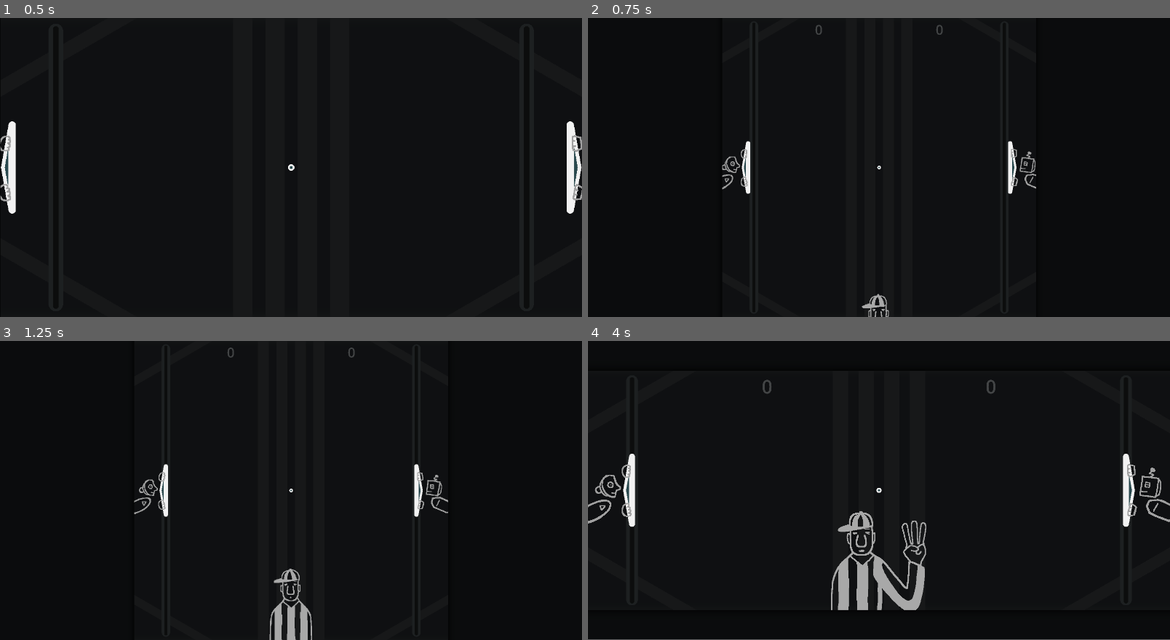
Above: before the commit, frames 1-4 (two rows, left to right).
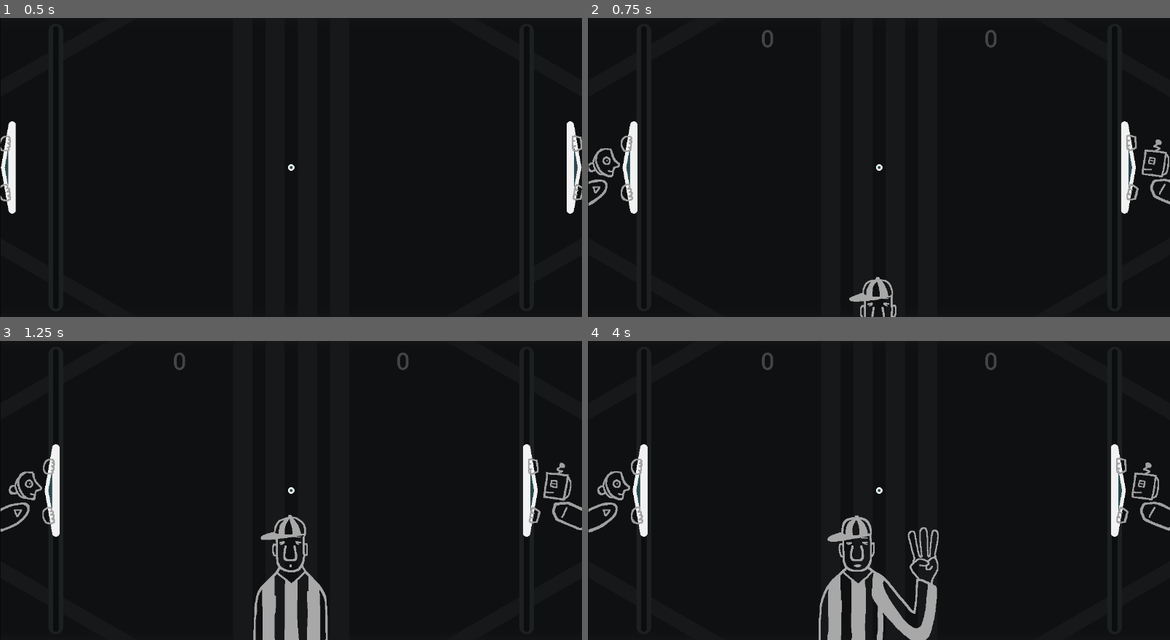
Above: after the commit, the same moments.

Repository: pixerhp/Pixers-Pong
Game: Godot game, scene res://scenes/topscenes/gameplay_topscene.tscn
Same seed, same stepped clock (60 frames per second), same inputs: the game is played once before the commit and once after it.
Inputs (mouse positions are in pixels of both pictures, inside the frame that each line leads up to):
- Up to frame 1 (0.5 s): no input
- Up to frame 2 (0.75 s): move the mouse to (1007, 152) at 0.52 s; hold D (plr1_bump_right) from 0.53 s (still down); tap T (court_resize_test, bound only before the commit) at 0.6 s; click (1007, 152) at 0.67 s
- Up to frame 3 (1.25 s): keep holding D (plr1_bump_right)
- Up to frame 4 (4 s): move the mouse to (762, 505) at 1.27 s; release D (plr1_bump_right) at 1.28 s; hold S (plr1_down) 1.28-2.03 s; tap T (court_resize_test, bound only before the commit) at 1.35, 2.3, 3.05, 3.6 s; move the mouse to (937, 424) at 2.02 s; hold D (plr1_bump_right) 2.03-2.78 s; tap Shift (plr1_slow) at 2.1 s; move the mouse to (849, 550) at 2.77 s; hold W (plr1_up) 2.78-3.53 s; tap Keypad 0 (plr2_slow) at 2.85 s; click (849, 550) at 2.92 s; move the mouse to (1053, 535) at 3.52 s; hold A (plr1_bump_left) from 3.53 s (still down)
In frame 4 the window is 800x410 before the commit and 800x411 after it. Grey fills any space a smaller window leaves; there, only what the larger window draws over its background counts as a difference.

Frame 1 is identical in both runs. In frame 2, 3.2% of the frame differs, in the area x 0-100%, y 2-100%; in frame 3, 5.1%; in frame 4, 6.8%, in the area x 0-100%, y 3-100%.

Commit message:
Implement set court size function

Diff:
--- a/project.godot
+++ b/project.godot
@@ -109,11 +109,6 @@
 "events": [Object(InputEventKey,"resource_local_to_scene":false,"resource_name":"","device":-1,"window_id":0,"alt_press …(195 unchanged characters)…
 ]
 }
-court_resize_test={
-"deadzone": 0.2,
-"events": [Object(InputEventKey,"resource_local_to_scene":false,"resource_name":"","device":-1,"window_id":0,"alt_pressed":false,"shift_pressed":false,"ctrl_pressed":false,"meta_pressed":false,"pressed":false,"keycode":0,"physical_keycode":84,"key_label":0,"unicode":116,"location":0,"echo":false,"script":null)
-]
-}
 
 [physics]
 
--- a/scripts/gameplay_script.gd
+++ b/scripts/gameplay_script.gd
@@ -8,11 +8,6 @@
 	firstserve_start_time = Time.get_ticks_msec()
 
 func _process(delta: float):
-	# [A temporary test for resizing the court mid-game:]
-	if Input.is_action_just_pressed("court_resize_test"):
-		Globals.GAME_SIZE = Vector2(randi_range(500, 3000), randi_range(300, 2000))
-		reset_all_gameobjects()
-
 	checkdo_toggle_pause()
 	if is_game_paused:
 		return
@@ -65,6 +60,13 @@
 	total_paused_time += paused_duration
 	is_game_paused = false
 	%PauseMenuContainer.visible = false
+
+func set_court_size(new_court_size: Vector2 = Vector2(
+	ProjectSettings.get_setting("display/window/size/viewport_width"),
+	ProjectSettings.get_setting("display/window/size/viewport_height"))
+):
+	Globals.GAME_SIZE = new_court_size
+	reset_all_gameobjects()
 
 func reset_all_gameobjects():
 	PAD_Y_TOPLIMIT = %LeftPaddle/%FrontBar.mesh.height / 2.0
